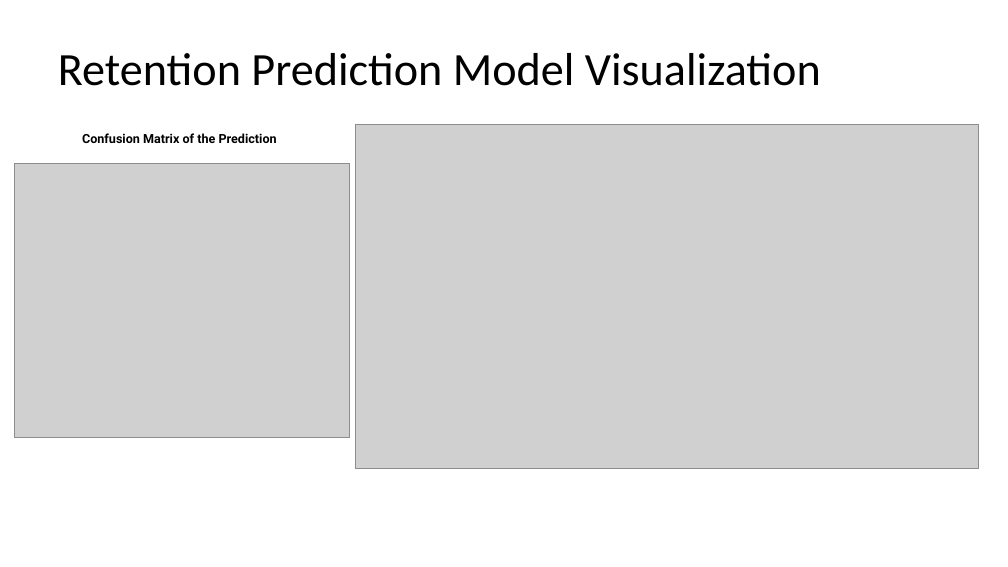
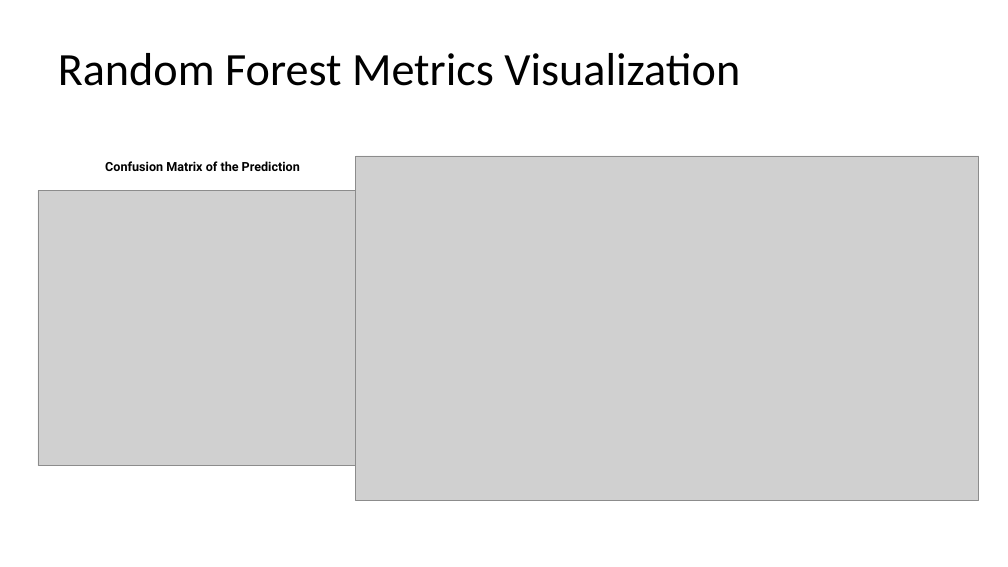
Before and after one commit to yuanchenGH/data_analysis_employee_turnover_project, a slide deck: slide 7 of Executive Summary.pptx (slide 5 before the commit). Drawn at 1008x567 pixels with LibreOffice and Linux fonts; fonts in the diff are those of the drawing; grey boxes stand for pictures. Boxes give left, top, right and bottom in pixels: in the first picture for what was removed or moved away, otherwise in the second. Text is boxed around its words. In the diff, an @@ line names an element or a change of style, - is before the commit and + after.

```diff
--- a/Executive Summary.pptx
+++ b/Executive Summary.pptx
@@ text at (x1=58, y1=53, x2=740, y2=86): text changed @@
-Retention Prediction Model Visualization
+Random Forest Metrics Visualization
@@ text "Confusion Matrix of the Prediction" moved from (x1=82, y1=133, x2=277, y2=143) to (x1=105, y1=161, x2=300, y2=171) @@
@@ picture moved from (x1=355, y1=124, x2=979, y2=469) to (x1=356, y1=156, x2=979, y2=501) @@
@@ picture moved from (x1=14, y1=163, x2=349, y2=439) to (x1=38, y1=191, x2=373, y2=466) @@
```
Also in this commit, not shown: 1 other slide changed, 2 slides added, 2 slides removed, 1 other file.
